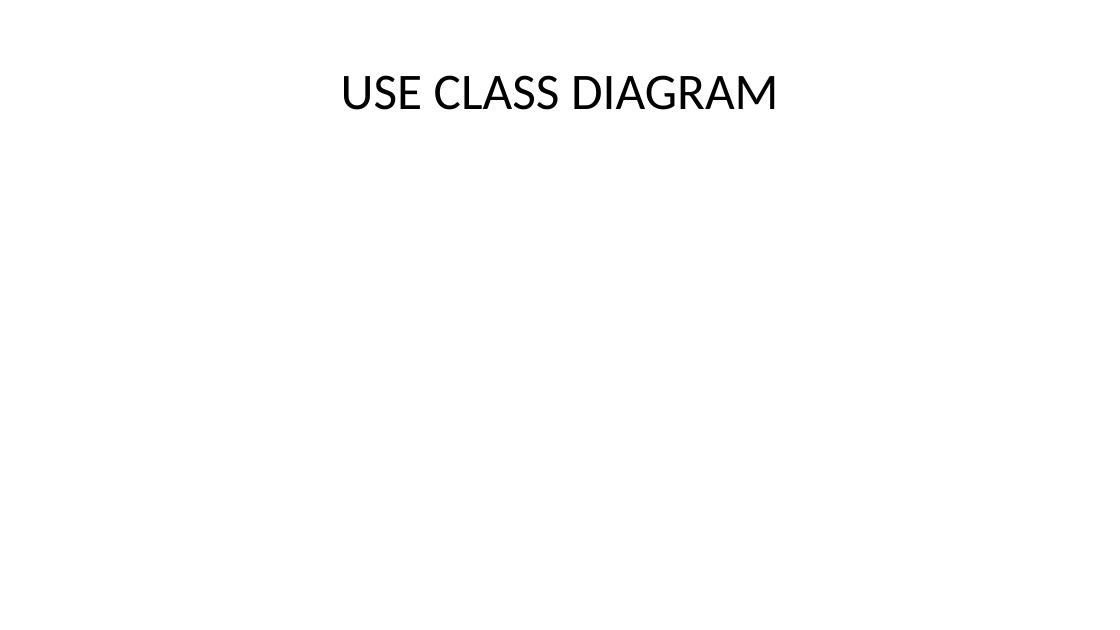
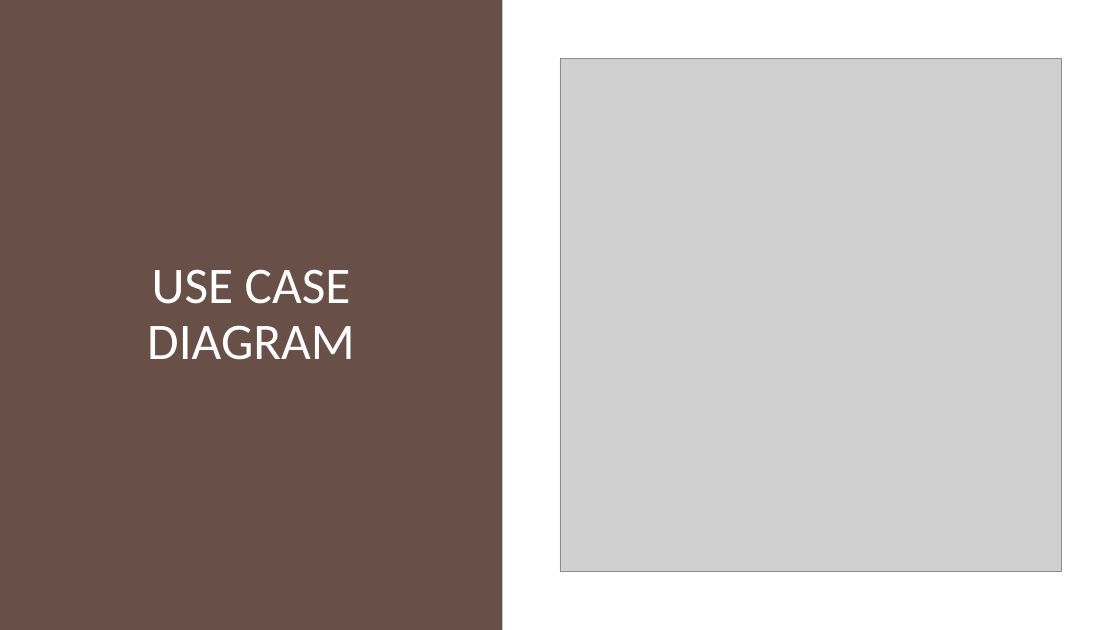
Before and after one commit to Microcontroller-Team-1/winter20-21, a slide deck: slide 2 of Project_Week_7/Precise Analysis.pptx. Drawn at 1120x630 pixels with LibreOffice and Linux fonts; fonts in the diff are those of the drawing; grey boxes stand for pictures. Boxes give left, top, right and bottom in pixels: in the first picture for what was removed or moved away, otherwise in the second. Text is boxed around its words. In the diff, an @@ line names an element or a change of style, - is before the commit and + after.

```diff
--- a/Project_Week_7/Precise Analysis.pptx
+++ b/Project_Week_7/Precise Analysis.pptx
@@ rectangle added at box(0, 0, 502, 630), fill #684F47 @@
@@ picture added at box(560, 59, 1062, 571) @@
@@ title at box(147, 269, 355, 360): text changed; text colour #000000 to #FFFFFF @@
-USE CLASS DIAGRAM
+USE CASE DIAGRAM
```
